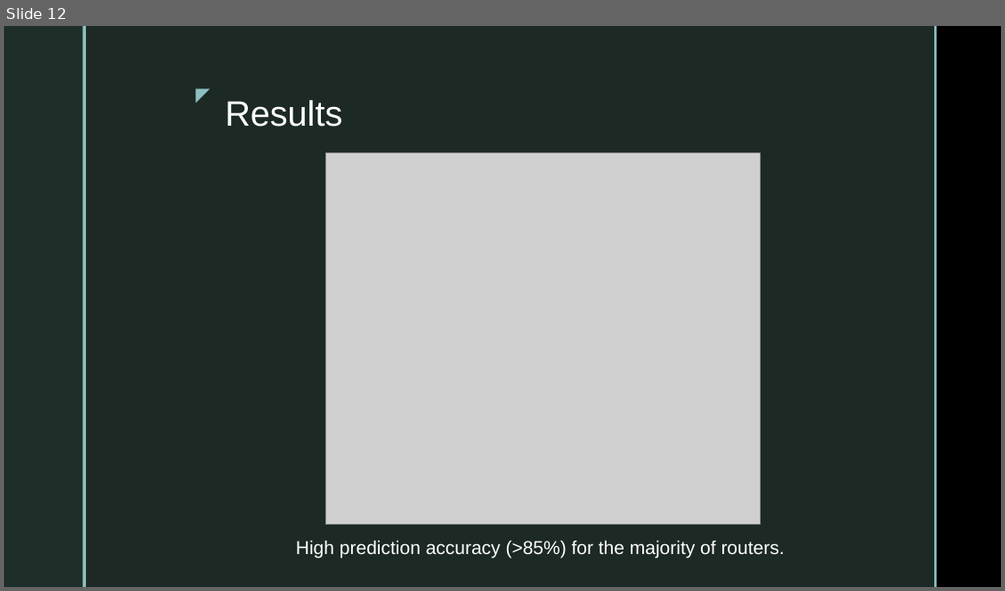
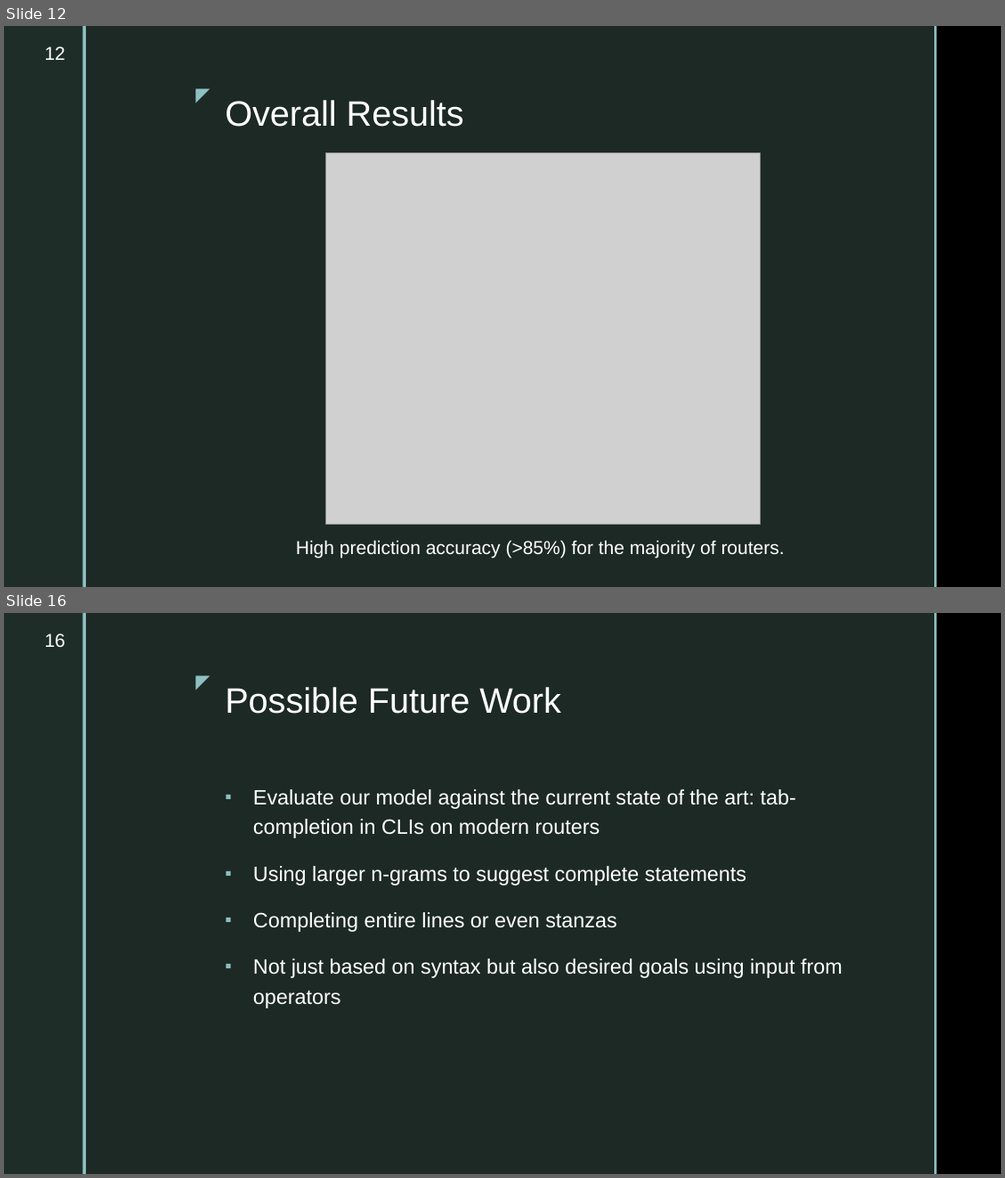
Before and after one commit to ahsanMah/config-completion, a slide deck: Final Presentation.pptx. Shown one above the other, each under a label of ours: slide 12 before the commit, slides 12 and 16 after it; the slides between them are not shown. The pictures are 1005x591 and 1005x1178 pixels, drawn with LibreOffice and Linux fonts; fonts in the diff are those of the drawing; grey boxes stand for pictures; background and template pictures are left out. Boxes give left, top, right and bottom in pixels: in the first picture for what was removed or moved away, otherwise in the second. Text is boxed around its words. In the diff, an @@ line names an element or a change of style, - is before the commit and + after.

```diff
--- a/Final Presentation.pptx
+++ b/Final Presentation.pptx
@@ slide 16 added at bbox=[4, 613, 1001, 1174], background picture (left out); not listed: 5 template elements that a slide beside it also shows @@
@@ page number added at bbox=[45, 633, 65, 647], 18 pt, text #FFFFFF @@
+16
@@ title added at bbox=[225, 687, 561, 714], 34 pt, text #FFFFFF @@
+Possible Future Work
@@ text added at bbox=[253, 789, 842, 1008], 20 pt, text #FFFFFF @@
+▪ Evaluate our model against the current state of the art: tab-completion in CLIs on modern routers
+▪ Using larger n-grams to suggest complete statements
+▪ Completing entire lines or even stanzas
+▪ Not just based on syntax but also desired goals using input from operators
@@ slide 12 changed as well @@
@@ page number added at bbox=[45, 46, 65, 60], 18 pt, text #FFFFFF @@
+12
@@ title at bbox=[225, 100, 464, 127]: text changed @@
-Results
+Overall Results
```
Also in this commit, not shown: 9 other slides changed, 7 other slides added, 5 slides removed, 18 other files.
